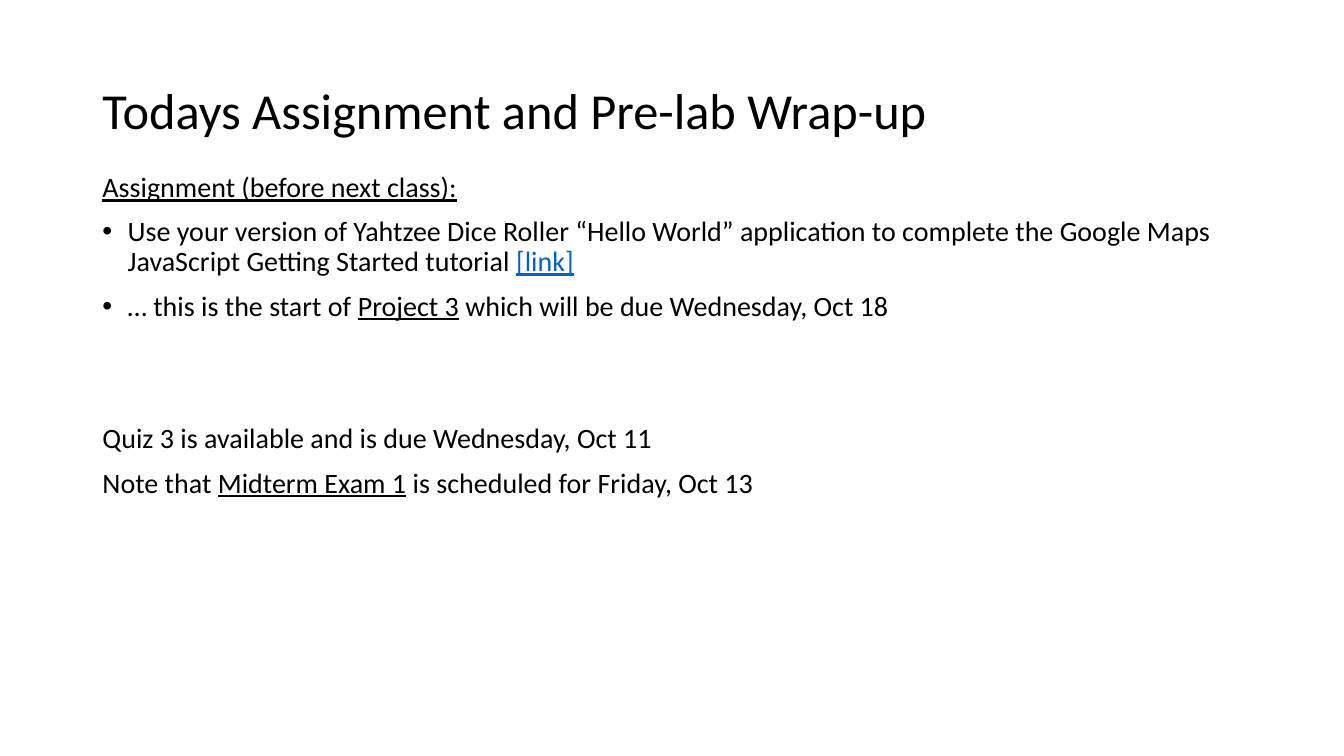
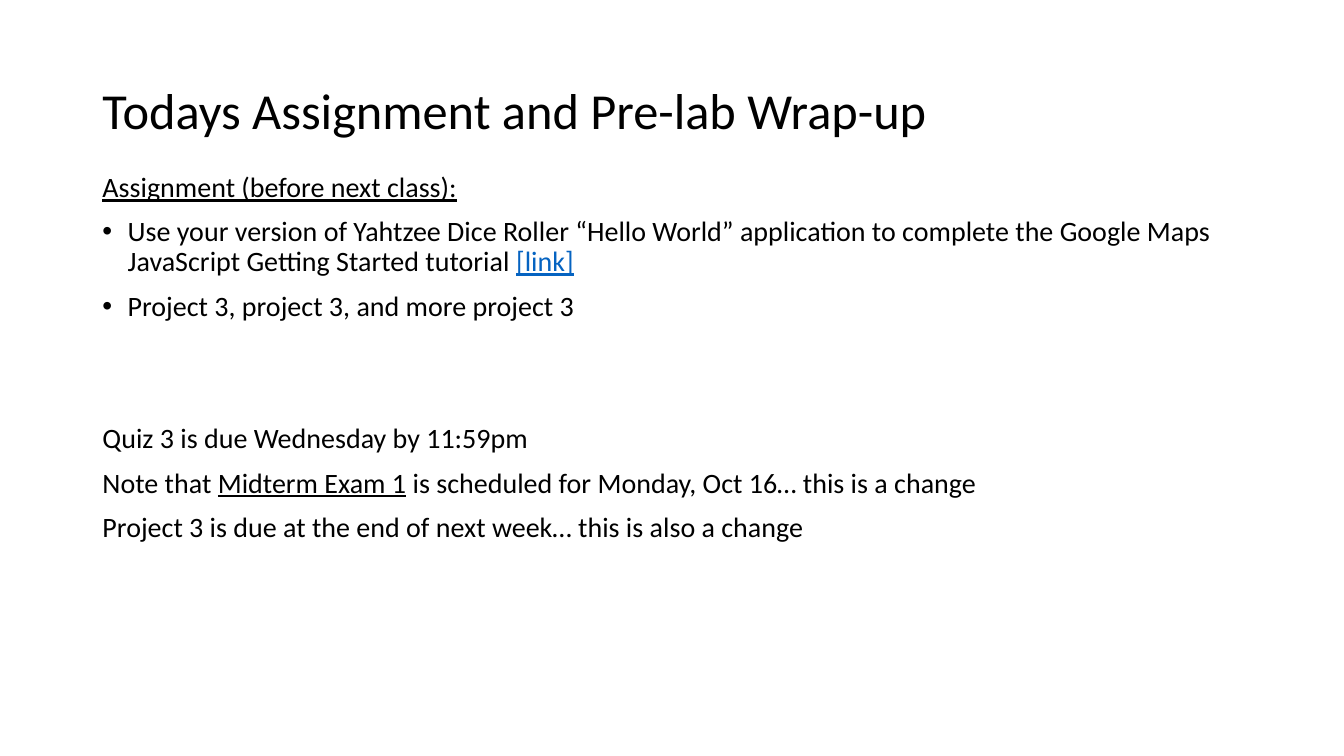
Before and after one commit to EricJPogue/www-epogue-info, a slide deck: slide 4 of CPSC-24700/Presentations/session-17.pptx. Drawn at 1344x756 pixels with LibreOffice and Linux fonts; fonts in the diff are those of the drawing. Boxes give left, top, right and bottom in pixels: in the first picture for what was removed or moved away, otherwise in the second. Text is boxed around its words. In the diff, an @@ line names an element or a change of style, - is before the commit and + after.

```diff
--- a/CPSC-24700/Presentations/session-17.pptx
+++ b/CPSC-24700/Presentations/session-17.pptx
@@ text at box(102, 296, 976, 542): text changed @@
-• … this is the start of Project 3 which will be due Wednesday, Oct 18
-Quiz 3 is available and is due Wednesday, Oct 11
-Note that Midterm Exam 1 is scheduled for Friday, Oct 13
+• Project 3, project 3, and more project 3
+Quiz 3 is due Wednesday by 11:59pm
+Note that Midterm Exam 1 is scheduled for Monday, Oct 16… this is a change
+Project 3 is due at the end of next week… this is also a change
```
Also in this commit, not shown: 3 other slides changed, 8 other files.
